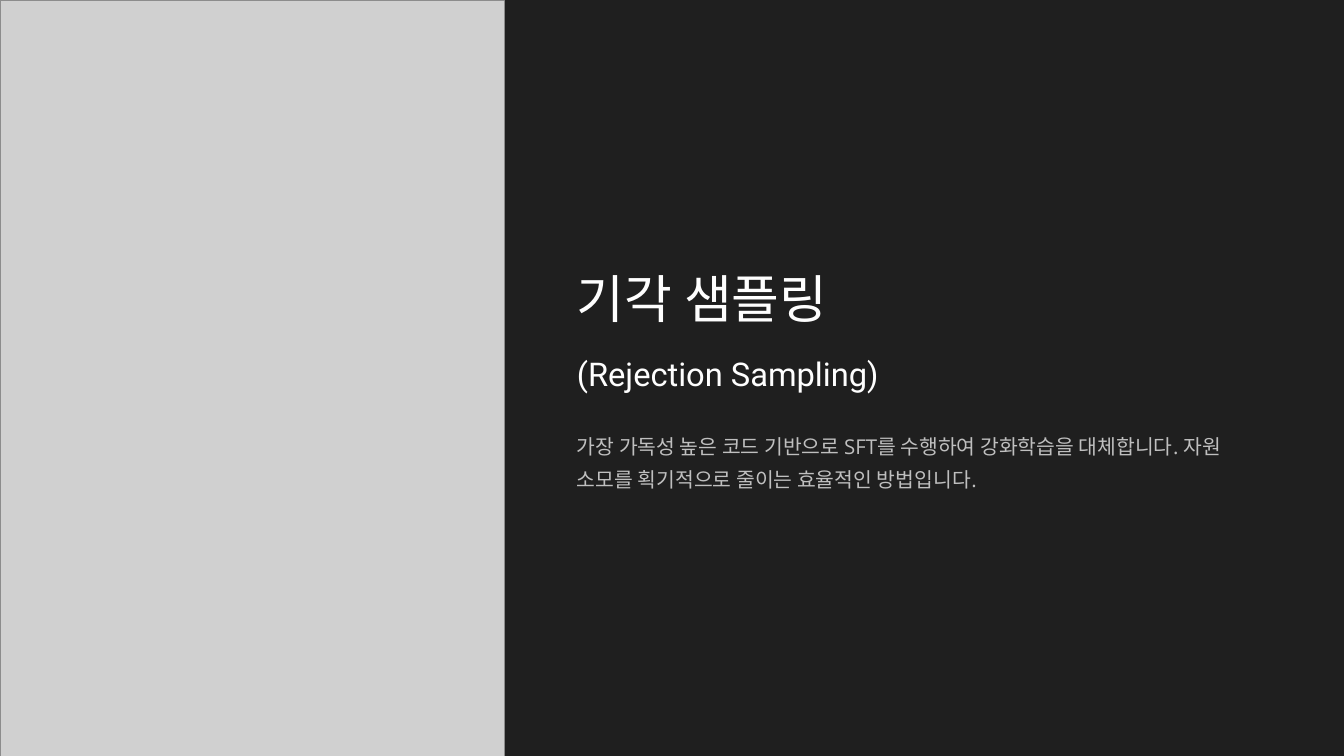
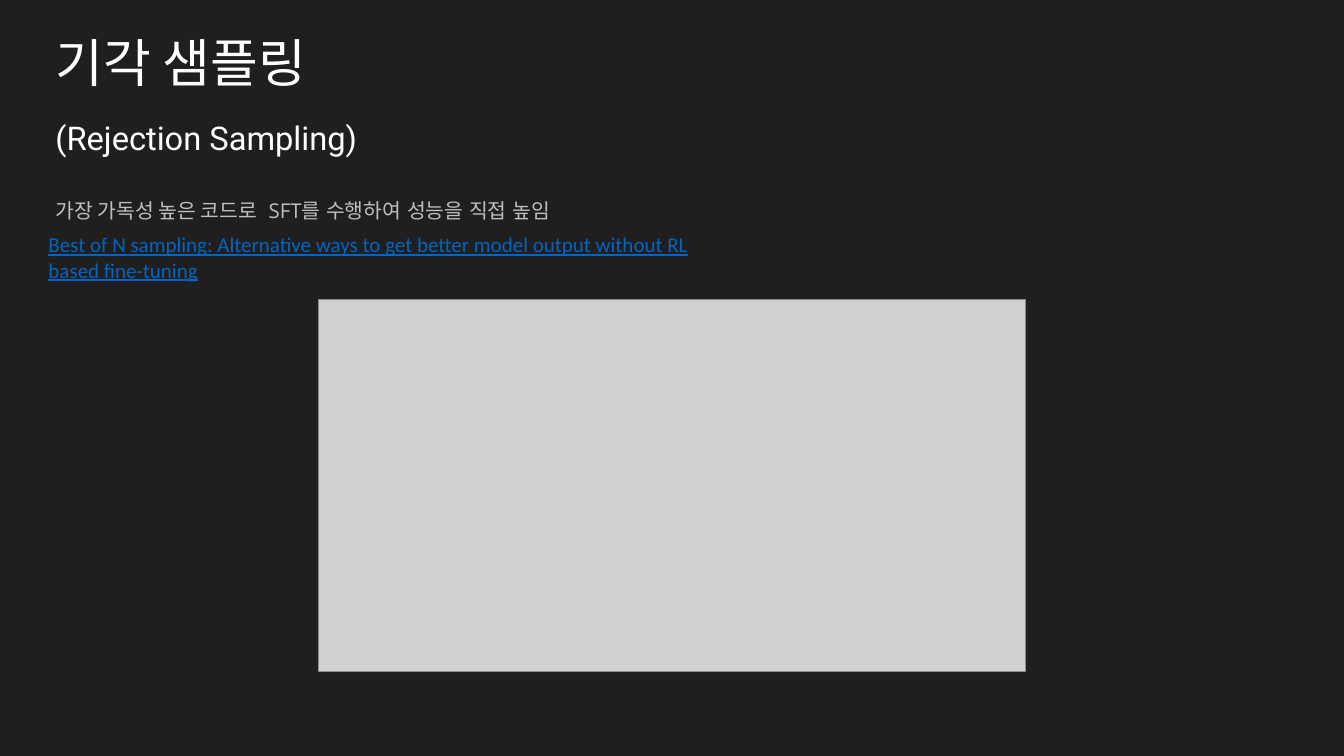
Before and after one commit to restful3/ds4th_study, a slide deck: slide 14 of source/LLM을_활용한_실전_AI_애플리케이션_개발/CH4_말잘듣는LLM_작성중.pptx. Drawn at 1344x756 pixels with LibreOffice and Linux fonts; fonts in the diff are those of the drawing; grey boxes stand for pictures. Boxes give left, top, right and bottom in pixels: in the first picture for what was removed or moved away, otherwise in the second. Text is boxed around its words. In the diff, an @@ line names an element or a change of style, - is before the commit and + after.

```diff
--- a/source/LLM을_활용한_실전_AI_애플리케이션_개발/CH4_말잘듣는LLM_작성중.pptx
+++ b/source/LLM을_활용한_실전_AI_애플리케이션_개발/CH4_말잘듣는LLM_작성중.pptx
@@ picture removed at (0,0,504,756) @@
@@ text "기각 샘플링": place and size @@
-text "기각 샘플링" at (577,275,879,394)
+text "기각 샘플링" at (55,39,357,157)
@@ text at (55,201,550,220): text changed @@
-가장 가독성 높은 코드 기반으로 SFT를 수행하여 강화학습을 대체합니다. 자원 소모를 획기적으로 줄이는 효율적인 방법입니다.
+가장 가독성 높은 코드로 SFT를 수행하여 성능을 직접 높임
@@ text added at (48,237,687,282), 18 pt, text #0563C1, underline @@
+Best of N sampling: Alternative ways to get better model output without RL based fine-tuning
@@ picture added at (318,299,1026,671) @@
```
Also in this commit, not shown: 3 other slides changed.
